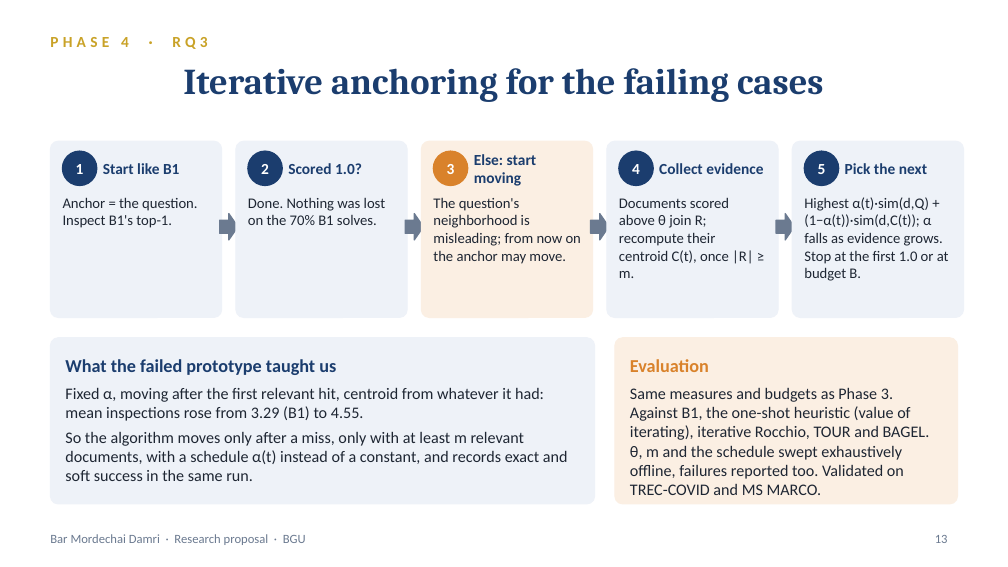
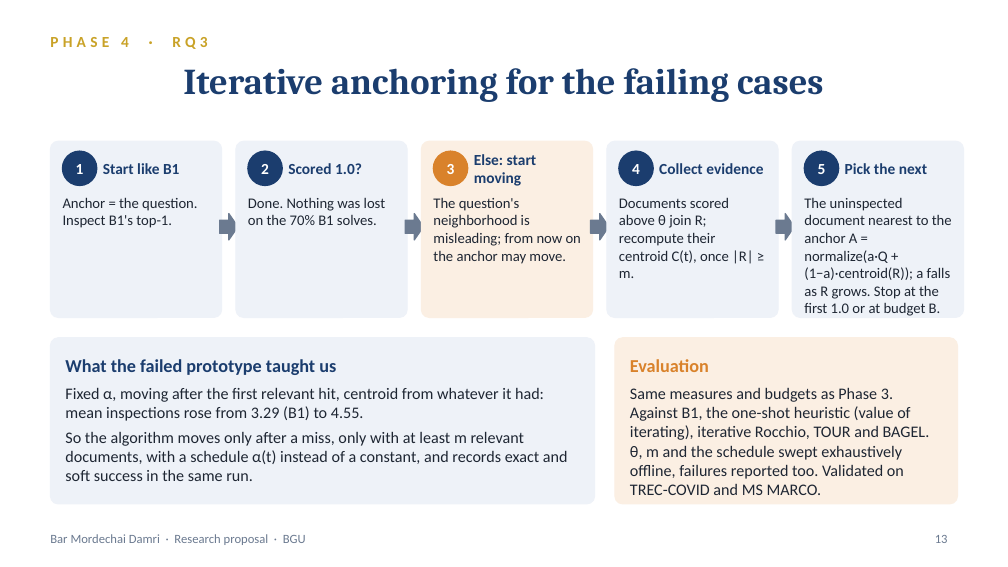
Before and after one commit to BARDAMRI/ModularRAGOptimization, a slide deck: slide 13 of proposal/seminar_presentation.pptx. Drawn at 1008x567 pixels with LibreOffice and Linux fonts; fonts in the diff are those of the drawing. Boxes give left, top, right and bottom in pixels: in the first picture for what was removed or moved away, otherwise in the second. Text is boxed around its words. In the diff, an @@ line names an element or a change of style, - is before the commit and + after.

```diff
--- a/proposal/seminar_presentation.pptx
+++ b/proposal/seminar_presentation.pptx
@@ text at (x1=804, y1=198, x2=952, y2=316): text changed @@
-Highest α(t)·sim(d,Q) + (1−α(t))·sim(d,C(t)); α falls as evidence grows. Stop at the first 1.0 or at budget B.
+The uninspected document nearest to the anchor A = normalize(a·Q + (1−a)·centroid(R)); a falls as R grows. Stop at the first 1.0 or at budget B.
```
Also in this commit, not shown: 2 other files.
